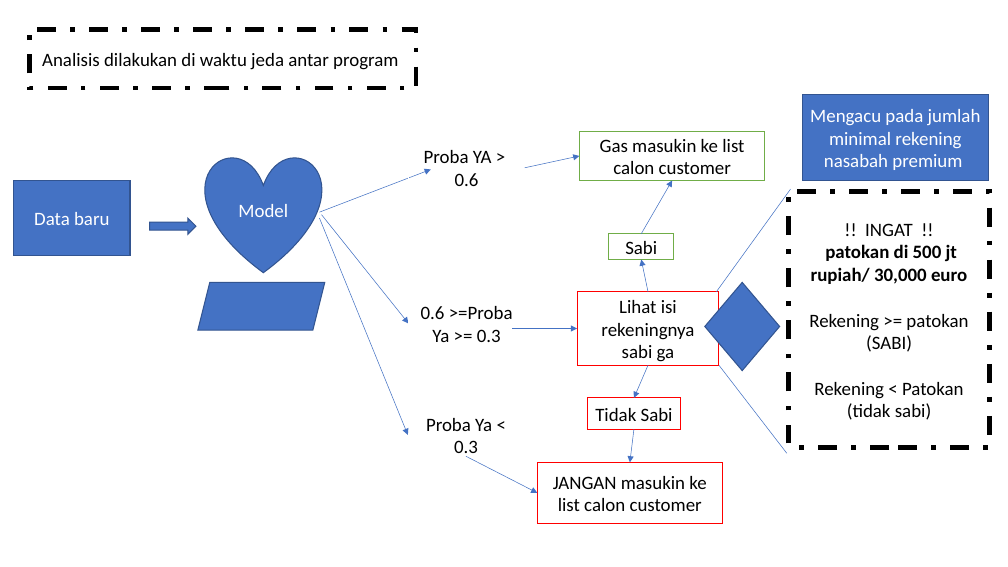
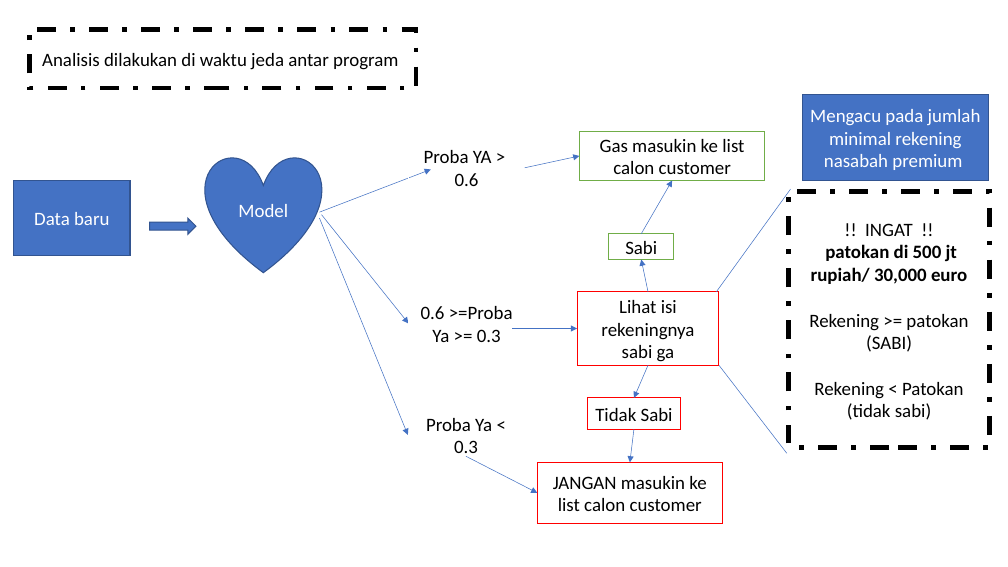
Before and after one commit to abdullahayas123/Tes-Model-Marketing-Scipy, a slide deck: slide 61 of Presentation-1.pptx (slide 11 before the commit). Drawn at 1008x567 pixels with LibreOffice and Linux fonts; fonts in the diff are those of the drawing. Boxes give left, top, right and bottom in pixels: in the first picture for what was removed or moved away, otherwise in the second. Text is boxed around its words. In the diff, an @@ line names an element or a change of style, - is before the commit and + after.

```diff
--- a/Presentation-1.pptx
+++ b/Presentation-1.pptx
@@ parallelogram removed at (198,283,325,330) @@
@@ diamond removed at (705,283,780,371) @@
```
Also in this commit, not shown: 6 other slides changed, 2 slides added.
